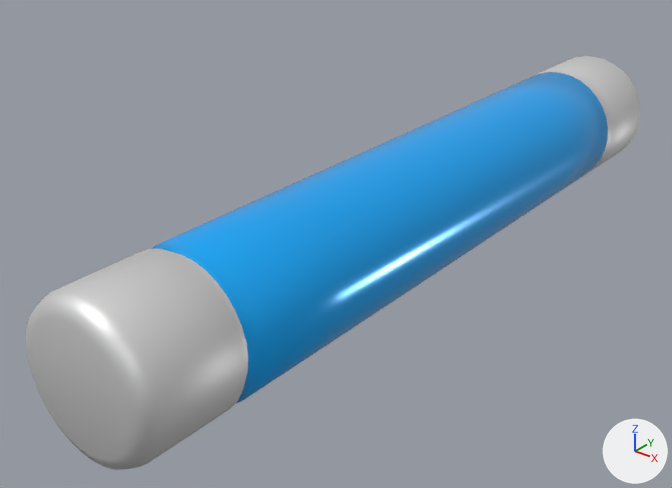
One commit to the glTF model models/props/props.glb: the scene before it, then after it.
Camera for both pictures: a camera (50 mm lens) standing at (3.44, -5.23, 2.69) and looking at (-0.37, -0.46, -0.26). The lights are fixed; the arrows at lower right show +X, +Y and +Z.

In view in the first picture: 'glowstick'.
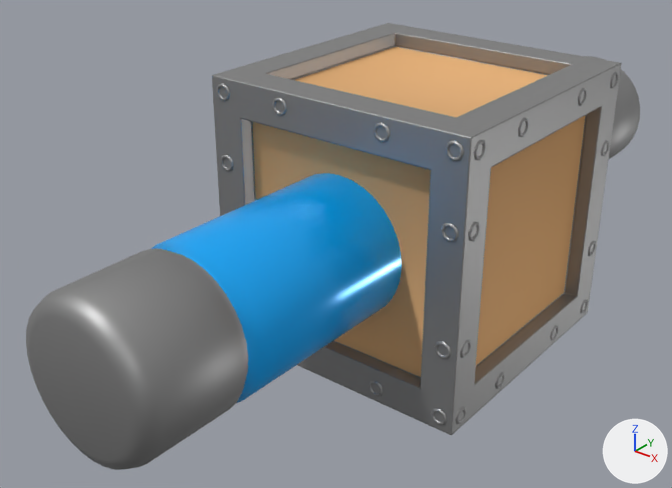
Boxes [x1, y1, x2, y2] around the edits, measured in the pictures (672 x 488 px):
```json
{"object": "box", "change": "added", "after": [212, 23, 622, 435], "faces in mat_edges (grey #9f9f9f)": [212, 23, 622, 435], "faces in mat_wood (beige #e7b278)": [253, 47, 585, 377]}
{"object": "glowstick", "change": "recoloured", "before": [26, 56, 640, 470], "after": [26, 56, 640, 470]}
```

Scene script edits in JSON lines:
```json
{"op": "set", "path": "mat_edges.base_color", "old": "(0.75, 0.75, 0.75)", "new": "(0.348, 0.348, 0.348)", "note": "light grey #e1e1e1 -> grey #9f9f9f"}
{"op": "add", "block": "mat_wood", "code": ["mat_wood = principled_material('Wood')", "mat_wood.base_color = (0.8, 0.443, 0.188)  # beige #e7b278", "mat_wood.roughness = 1.0"]}
{"op": "add", "block": "me_box", "code": ["me_box = bpy.data.meshes.new('box')", "me_box.from_pydata(...)  # 2162 vertices, 3552 faces; spans x -1.01..1.01, y -1.01..1.01, z -1.0..1.0", "# faces by material slot: [3504, 48]", "me_box.materials.append(mat_edges)  # grey #9f9f9f", "me_box.materials.append(mat_wood)  # beige #e7b278"]}
{"op": "add", "block": "ob_box", "code": ["ob_box = bpy.data.objects.new('box', me_box)", "ob_box.location = (0.0, 0.0, 0.0)"]}
```
